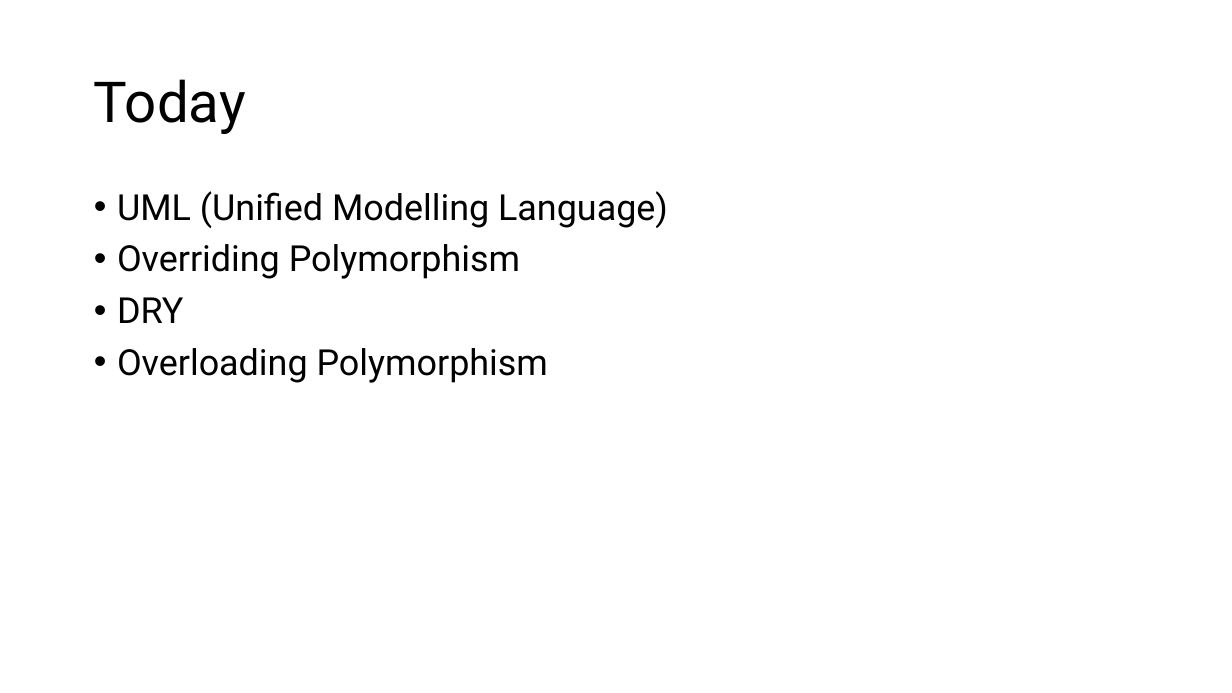
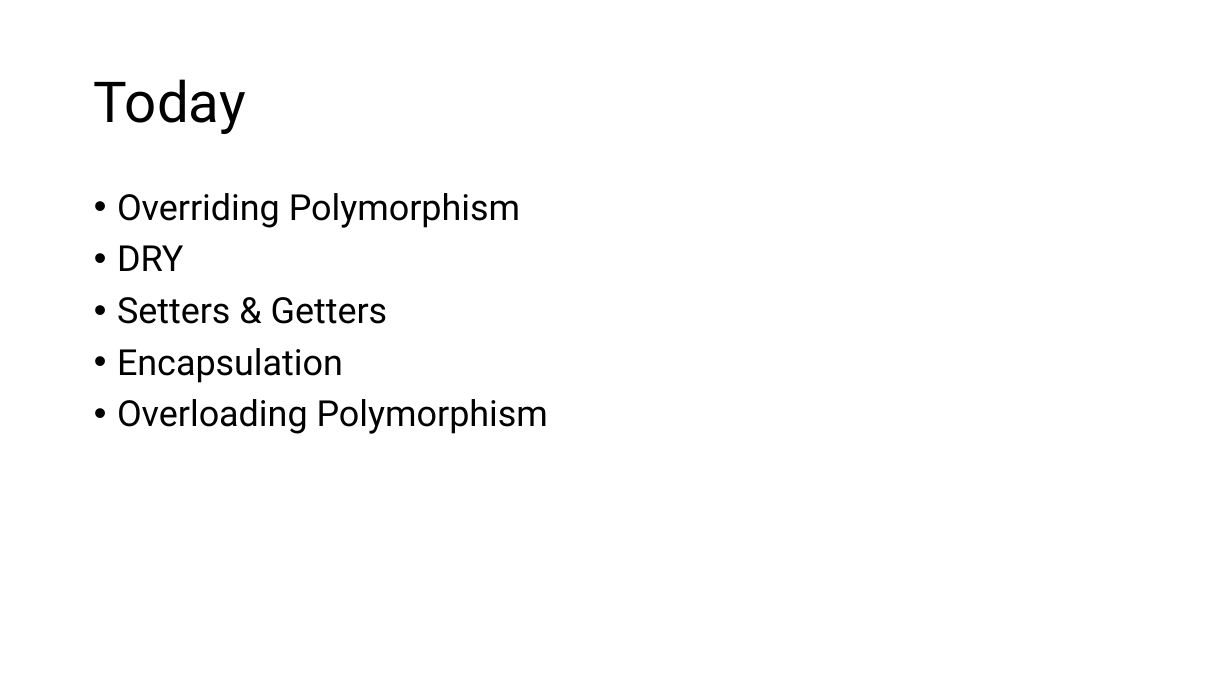
Before and after one commit to TempeHS/MicroPython_OOP_Pi_Pico_Mini_Project_Source, a slide deck: slide 3 of tutorials/presentations/Lecture2.pptx. Drawn at 1232x693 pixels with LibreOffice and Linux fonts; fonts in the diff are those of the drawing. Boxes give left, top, right and bottom in pixels: in the first picture for what was removed or moved away, otherwise in the second. Text is boxed around its words. In the diff, an @@ line names an element or a change of style, - is before the commit and + after.

```diff
--- a/tutorials/presentations/Lecture2.pptx
+++ b/tutorials/presentations/Lecture2.pptx
@@ text at bbox=[117, 191, 668, 228]: paragraph removed @@
-• UML (Unified Modelling Language)
@@ text at bbox=[117, 297, 388, 383]: paragraphs added @@
+• Setters & Getters
+• Encapsulation
```
Also in this commit, not shown: 2 slides added, 1 slide removed, 29 other files.
